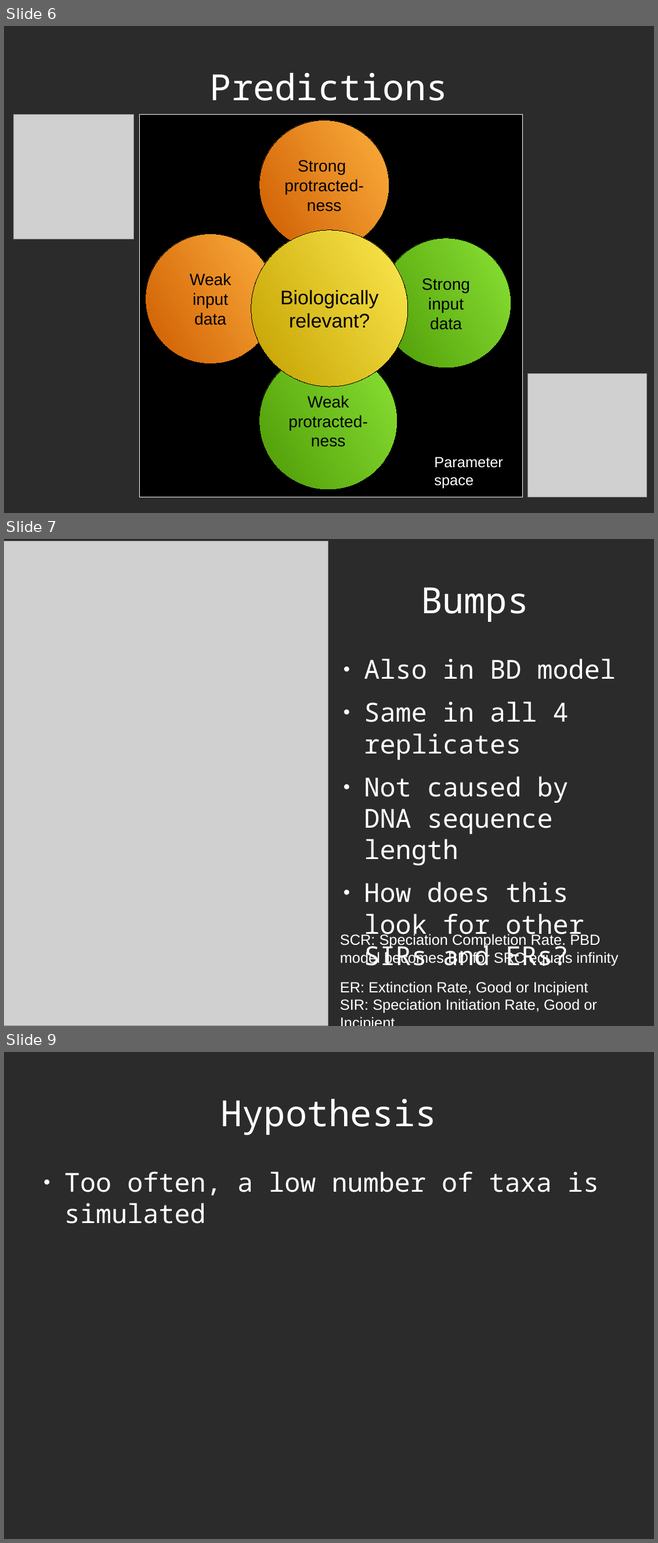
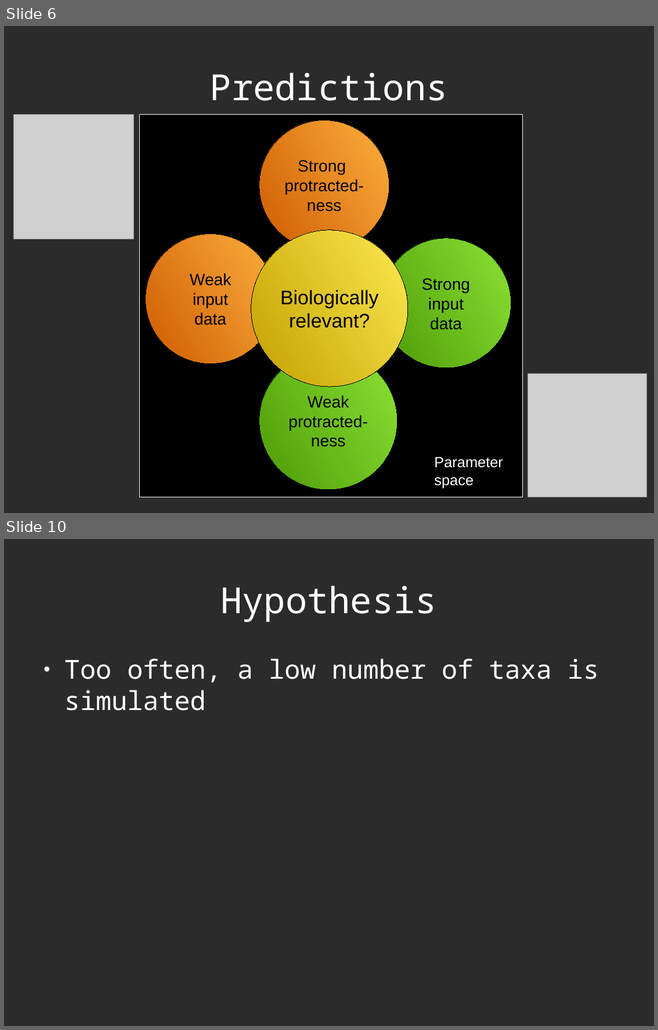
Before and after one commit to richelbilderbeek/Science, a slide deck: Bilderbeek20161214TeceMeeting/20161214TeceMeeting.odp. Shown one above the other, each under a label of ours: slides 6, 7 and 9 before the commit, slides 6 and 10 after it; the slides between them are not shown. The pictures are 658x1543 and 658x1030 pixels, drawn with LibreOffice and Linux fonts; fonts in the diff are those of the drawing; grey boxes stand for pictures; background and template pictures are left out; a plain dark background stands for a picture behind light text. Boxes give left, top, right and bottom in pixels: in the first picture for what was removed or moved away, otherwise in the second. Text is boxed around its words. In the diff, an @@ line names an element or a change of style, - is before the commit and + after.

```diff
--- a/Bilderbeek20161214TeceMeeting/20161214TeceMeeting.odp
+++ b/Bilderbeek20161214TeceMeeting/20161214TeceMeeting.odp
@@ slide 7 removed at (4, 539, 654, 1026), background picture (left out) @@
@@ picture removed at (4, 541, 328, 1026) @@
@@ title removed at (420, 587, 528, 622) @@
-Bumps
@@ text removed at (364, 658, 615, 966) @@
-● Also in BD model
-● Same in all 4 replicates
-● Not caused by DNA sequence length
-● How does this look for other SIRs and ERs?
@@ text removed at (340, 933, 618, 966) @@
-SCR: Speciation Completion Rate. PBD model becomes BD for SRC equals infinity
@@ text removed at (340, 982, 597, 1013) @@
-ER: Extinction Rate, Good or Incipient
-SIR: Speciation Initiation Rate, Good or Incipient
@@ what was slide 9 is now slide 10 @@
```
Also in this commit, not shown: 3 slides added, 1 other slide removed, 7 other files.
